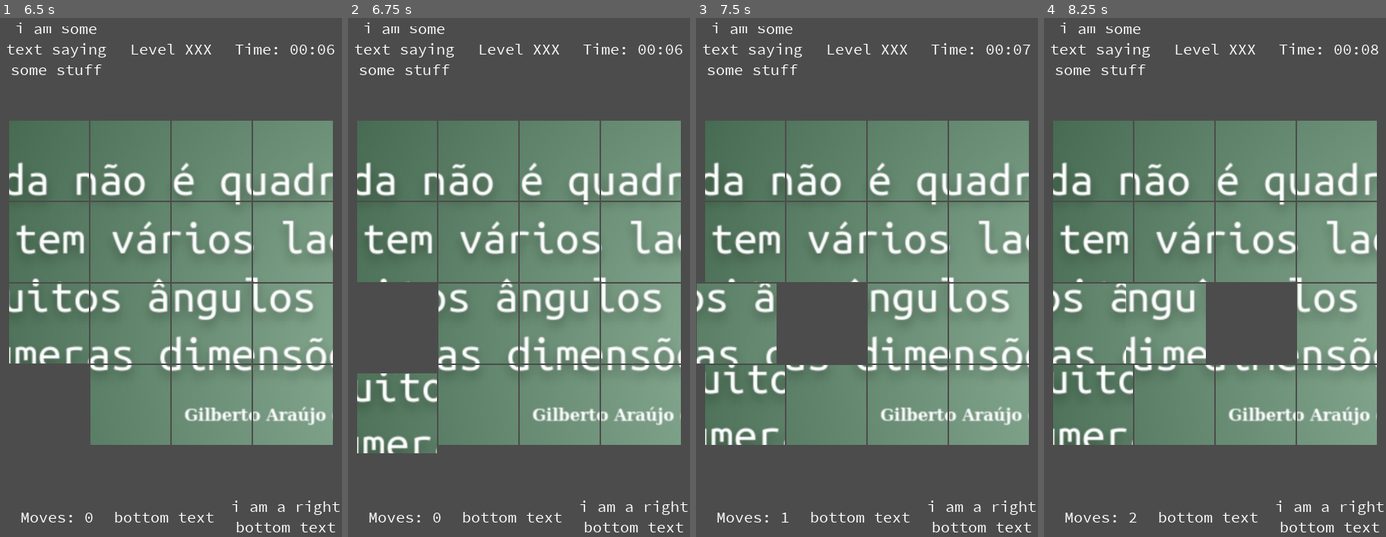
Above: before the commit, frames 1-4 (left to right).
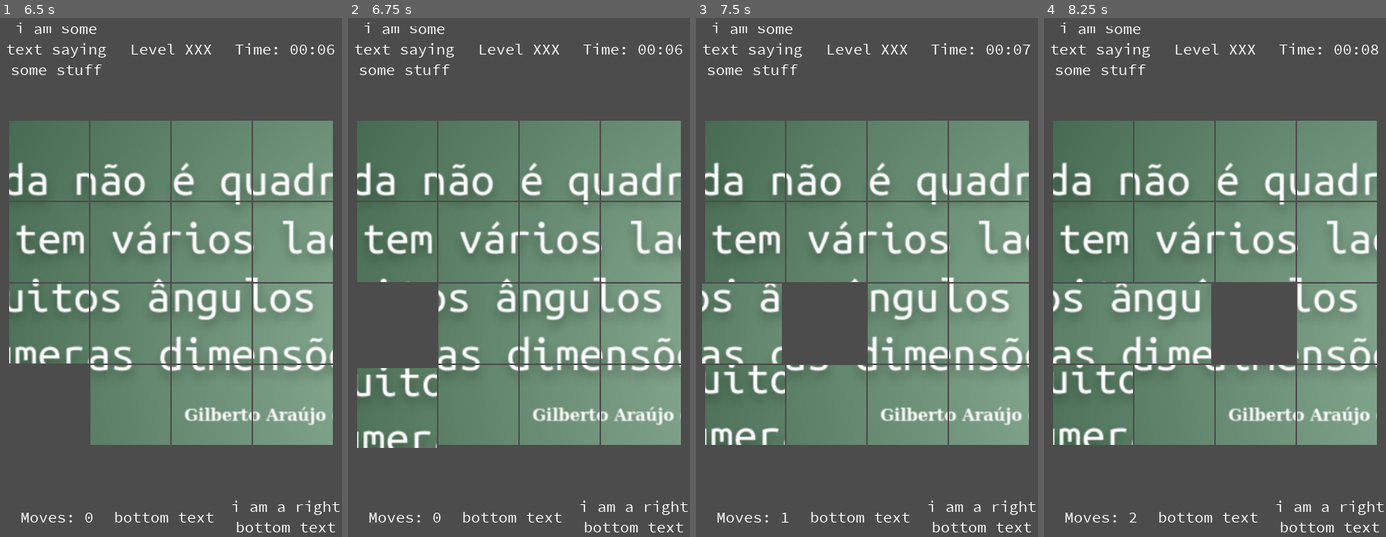
Above: after the commit, the same moments.

Repository: rilifon/nomecomcopyright
Game: Godot game, scene res://Game/GameScreen.tscn
Same seed, same stepped clock (60 frames per second), same inputs: the game is played once before the commit and once after it. The engine's default icon, where the game draws it, is replaced by a stand-in: a white triangle on a blue panel in a dark square.
Inputs (mouse positions are in pixels of both pictures, inside the frame that each line leads up to):
- Up to frame 1 (6.5 s): click (47, 158) at 0.5 s; click (129, 158) at 1.27 s; click (212, 158) at 2.02 s; click (294, 158) at 2.77 s; click (47, 241) at 3.52 s; click (129, 241) at 4.27 s; click (212, 241) at 5.02 s; click (294, 241) at 5.77 s
- Up to frame 2 (6.75 s): click (395, 324) at 6.52 s
- Up to frame 3 (7.5 s): click (825, 324) at 7.27 s
- Up to frame 4 (8.25 s): click (1256, 324) at 8.02 s

Frame 1 is identical in both runs. In frame 2, 1.3% of the frame differs, in the area x 2-26%, y 67-84%; in frame 3, 1.3%; in frame 4, 1.7%, in the area x 24-49%, y 51-67%.

Commit message:
CHanged signal from slider button press from down to up

Diff:
--- a/project/Game/SliderBoard.gd
+++ b/project/Game/SliderBoard.gd
@@ -94,7 +94,7 @@
 		new_piece.setup(picture, rows, columns, r * columns + c)
 	board[r+1].insert(c+1, new_piece)
 	Grid.add_child(new_piece)
-	new_piece.connect("button_down", self, "_on_button_pressed", [new_piece])
+	new_piece.connect("button_up", self, "_on_button_pressed", [new_piece])
 
 
 func get_piece_board_position(piece) -> Vector2:
@@ -168,8 +168,6 @@
 
 		enable_pieces()
 		exchange_pieces_position(piece, free_neighbour)
-	else:
-		print("sem vizinhos")
 
 
 func check_board() -> bool:
